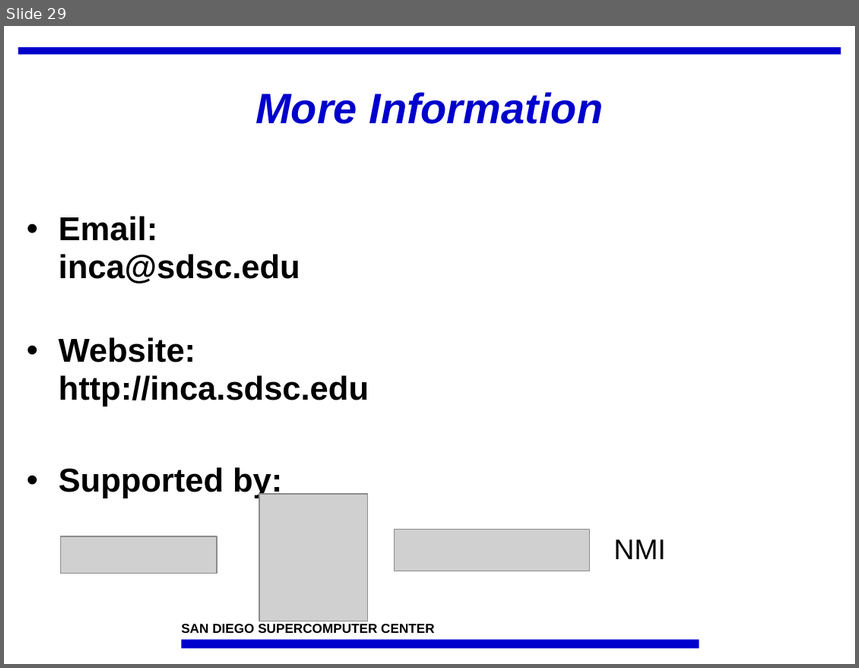
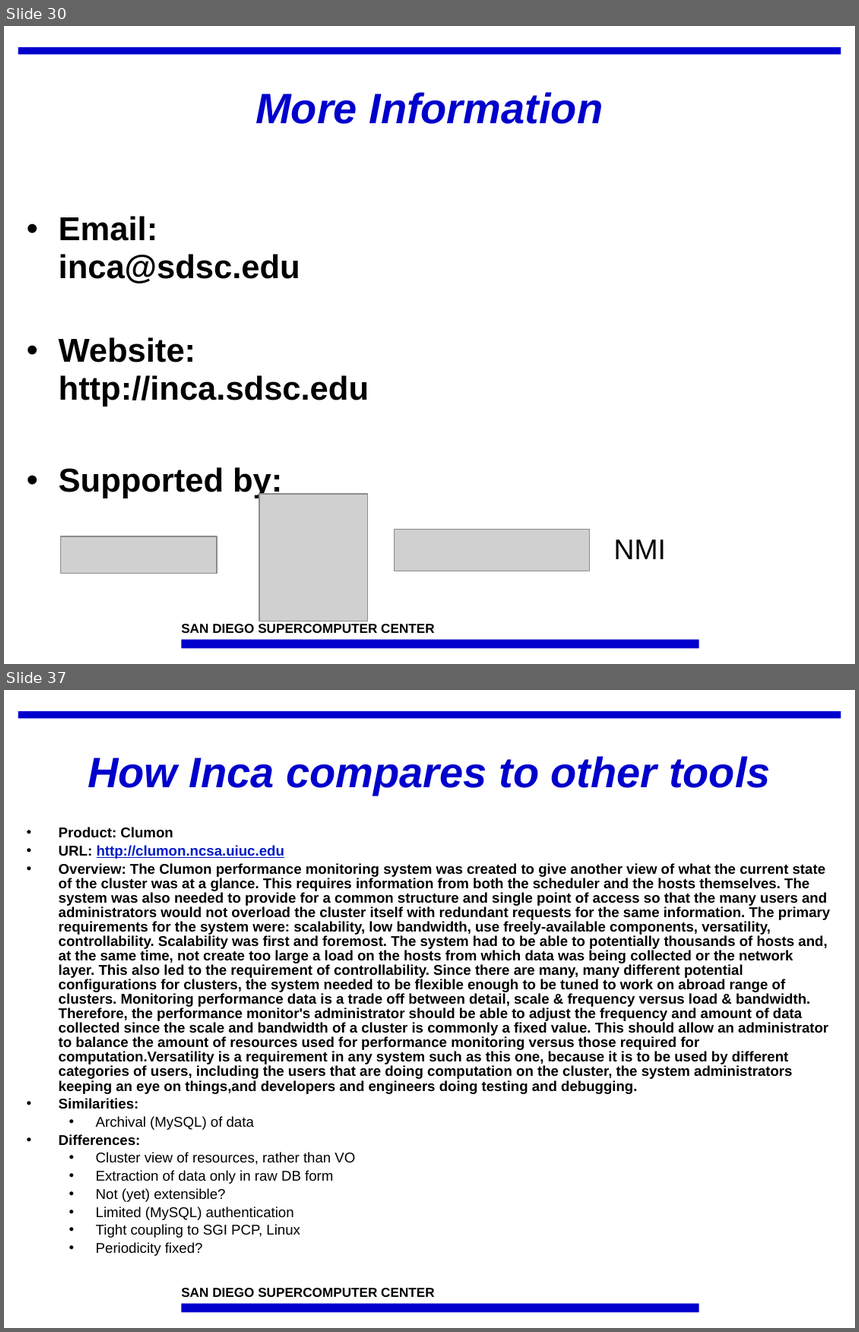
Before and after one commit to IncaProject/inca-xsede, a slide deck: talks/inca_sc05.ppt. Shown one above the other, each under a label of ours: slide 29 before the commit, slides 30 and 37 after it; the slides between them are not shown. The pictures are 859x668 and 859x1332 pixels, drawn with LibreOffice and Linux fonts; fonts in the diff are those of the drawing; grey boxes stand for pictures; background and template pictures are left out. Boxes give left, top, right and bottom in pixels: in the first picture for what was removed or moved away, otherwise in the second. Text is boxed around its words. In the diff, an @@ line names an element or a change of style, - is before the commit and + after.

```diff
--- a/talks/inca_sc05.ppt
+++ b/talks/inca_sc05.ppt
@@ slide 37 added at bbox=[4, 690, 855, 1328], background #FFFFFF; not listed: 3 template elements that a slide beside it also shows @@
@@ title added at bbox=[88, 756, 771, 795], 36 pt, text #0000CC, bold, italic @@
+How Inca compares to other tools
@@ text added at bbox=[59, 827, 830, 1256], 12 pt, text #000000, bold @@
+• Product: Clumon
+• URL: http://clumon.ncsa.uiuc.edu
+• Overview: The Clumon performance monitoring system was created to give another view of what the current state of the cluster was at a glance. This requires information from both the scheduler and the hosts themselves. The system was also needed to provide for a common structure and single point of access so that the many users and administrators would not overload the cluster itself with redundant requests for the same information. The primary requirements for the system were: scalability, low bandwidth, use freely-available components, versatility, controllability. Scalability was first and foremost. The system had to be able to potentially thousands of hosts and, at the same time, not create too large a load on the hosts from which data was being collected or the network layer. This also led to the requirement of controllability. Since there are many, many different potential configurations for clusters, the system needed to be flexible enough to be tuned to work on abroad range of clusters. Monitoring performance data is a trade off between detail, scale & frequency versus load & bandwidth. Therefore, the performance monitor's administrator should be able to adjust the frequency and amount of data collected since the scale and bandwidth of a cluster is commonly a fixed value. This should allow an administrator to balance the amount of resources used for performance monitoring versus those required for computation.Versatility is a requirement in any system such as this one, because it is to be used by different categories of users, including the users that are doing computation on the cluster, the system administrators keeping an eye on things,and developers and engineers doing testing and debugging.
+• Similarities:
+  • Archival (MySQL) of data
+• Differences:
+  • Cluster view of resources, rather than VO
+  • Extraction of data only in raw DB form
+  • Not (yet) extensible?
+  • Limited (MySQL) authentication
+  • Tight coupling to SGI PCP, Linux
+  • Periodicity fixed?
@@ what was slide 29 is now slide 30 @@
```
Also in this commit, not shown: 3 slides changed, 3 other slides added, 1 other file.
